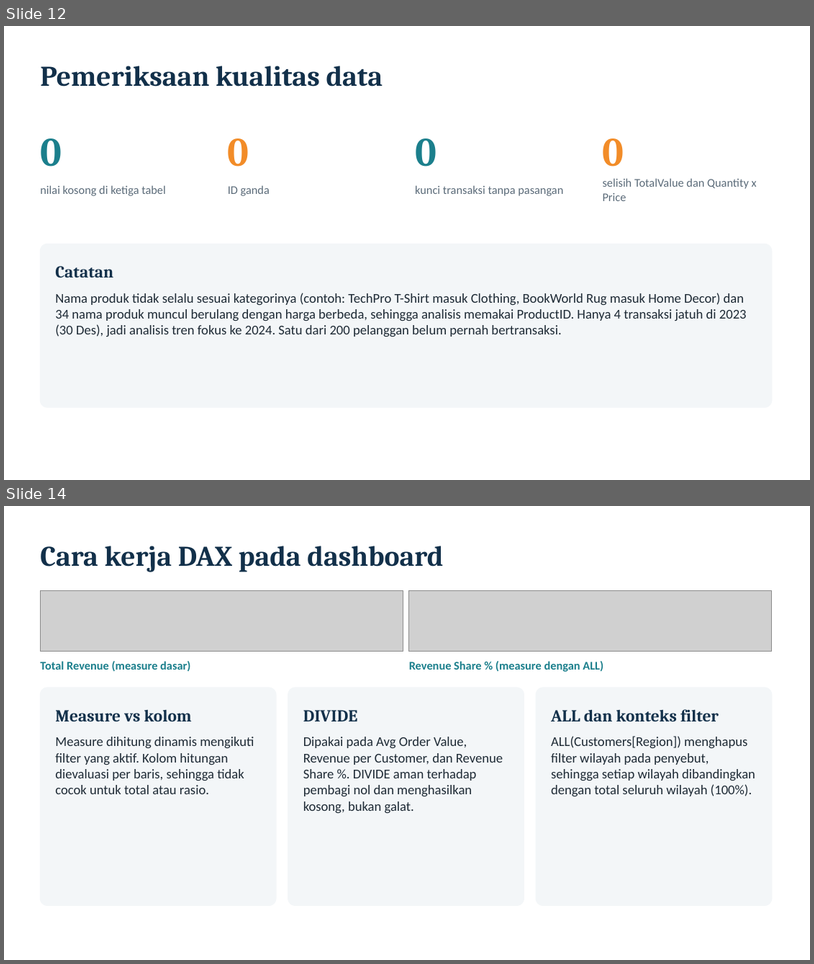
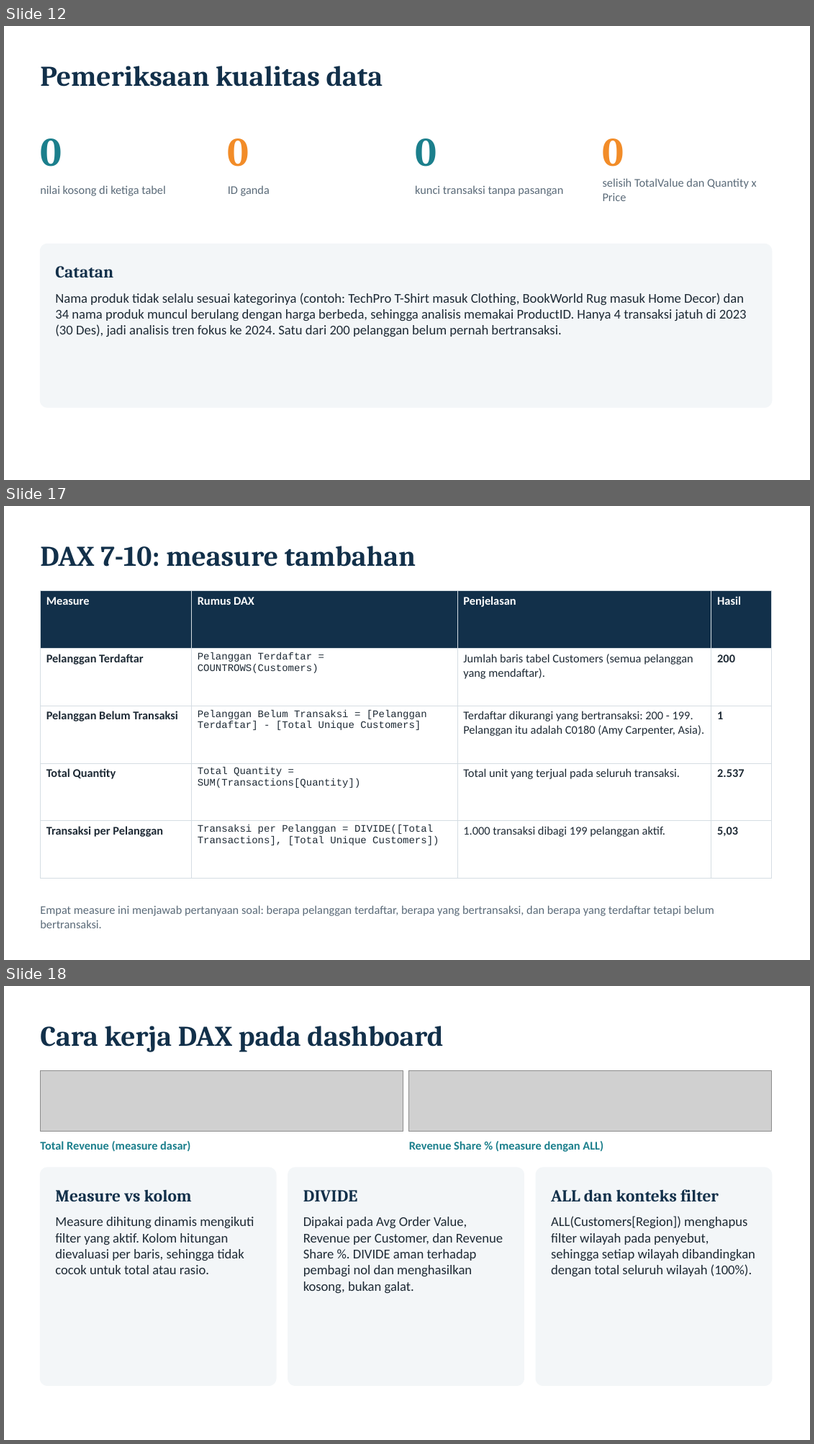
Before and after one commit to farhansech/EXACOUNT, a slide deck: output/EverMart_UTS_BDASC.pptx. Shown one above the other, each under a label of ours: slides 12 and 14 before the commit, slides 12, 17 and 18 after it; the slides between them are not shown. The pictures are 814x964 and 814x1444 pixels, drawn with LibreOffice and Linux fonts; fonts in the diff are those of the drawing; grey boxes stand for pictures. Boxes give left, top, right and bottom in pixels: in the first picture for what was removed or moved away, otherwise in the second. Text is boxed around its words. In the diff, an @@ line names an element or a change of style, - is before the commit and + after.

```diff
--- a/output/EverMart_UTS_BDASC.pptx
+++ b/output/EverMart_UTS_BDASC.pptx
@@ slide 17 added at [4, 506, 810, 960], background #FFFFFF @@
@@ text added at [40, 546, 416, 566], 34 pt, text #12304A, bold @@
+DAX 7-10: measure tambahan
@@ table added at [40, 591, 772, 848], 5 rows, 4 columns @@
+Measure | Rumus DAX | Penjelasan | Hasil
+Pelanggan Terdaftar | Pelanggan Terdaftar = COUNTROWS(Customers) | Jumlah baris tabel Customers (semua pelanggan yang mendaftar). | 200
+Pelanggan Belum Transaksi | Pelanggan Belum Transaksi = [Pelanggan Terdaftar] - [Total Unique Customers] | Terdaftar dikurangi yang bertransaksi: 200 - 199. Pelanggan itu adalah C0180 (Amy Carpenter, Asia). | 1
+Total Quantity | Total Quantity = SUM(Transactions[Quantity]) | Total unit yang terjual pada seluruh transaksi. | 2.537
+Transaksi per Pelanggan | Transaksi per Pelanggan = DIVIDE([Total Transactions], [Total Unique Customers]) | 1.000 transaksi dibagi 199 pelanggan aktif. | 5,03
@@ text added at [40, 905, 715, 928], 14 pt, text #5B6B79 @@
+Empat measure ini menjawab pertanyaan soal: berapa pelanggan terdaftar, berapa yang bertransaksi, dan berapa yang terdaftar tetapi belum bertransaksi.
@@ what was slide 14 is now slide 18 @@
```
Also in this commit, not shown: 7 slides changed, 4 other slides added, 1 slide removed.
